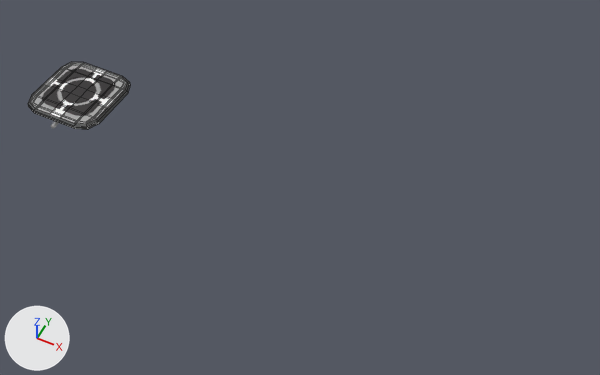
Before and after pictures for a commit that changed the Blender file Items/Buildings/Platform/platform.blend.
The view is the same before and after, from a 50 mm lens placed at (54.1, -29.7, 36.3), pointed at (40.6, -2.6, 2.4). Every picture has the same lights, and +X, +Y and +Z are marked at lower left. Mesh edges are drawn as thin lines on the coarser meshes.

The scene before the commit, as lines of its bpy script (objects in view):
```python
me_cube_009 = bpy.data.meshes.new('Cube.009')
me_cube_009.from_pydata(...)  # 136 vertices, 100 faces; spans x -1.0..1.0, y -1.0..1.0, z -1.0..1.0
me_cube_009.materials.append(mat_third_layer_001)  # black #292627
me_cube_010 = bpy.data.meshes.new('Cube.010')
me_cube_010.from_pydata(...)  # 32 vertices, 30 faces; spans x -1.0..1.0, y -1.0..1.0, z -1.0..1.0
# faces by material slot: [16, 14]
me_cube_010.materials.append(mat_second_layer_main_005)  # grey #a8a8a8
me_cube_010.materials.append(mat_second_layer_stripes_001)  # white #ffffff
me_cylinder_004 = bpy.data.meshes.new('Cylinder.004')
me_cylinder_004.from_pydata(...)  # a 12-sided cylinder along z spanning x -1.0..1.0, y -1.0..1.0, z -1.0..1.0
me_cylinder_004.materials.append(mat_center_001)  # black #292627
ob_cube_010 = bpy.data.objects.new('Cube.010', me_cube_009)
ob_cube_010.location = (23.27, 0.12, 0.33)
ob_cube_010.scale = (1.9, 1.9, 0.0591)
ob_cube_013 = bpy.data.objects.new('Cube.013', me_cube_010)
ob_cube_013.location = (23.27, 0.12, 0.27)
ob_cube_013.scale = (2.5, 2.5, 0.0462)
_m = ob_cube_013.modifiers.new('Bevel', 'BEVEL')
_m.width = 0.4
_m.width_pct = 0.4
_m.segments = 2
ob_cylinder_006 = bpy.data.objects.new('Cylinder.006', me_cylinder_004)
ob_cylinder_006.location = (23.27, 0.12, 0.32)
ob_cylinder_006.scale = (1.13, 1.13, 0.0605)
# also in view: 'Cube.014' at (23.3, 0.1, 0.1)
```
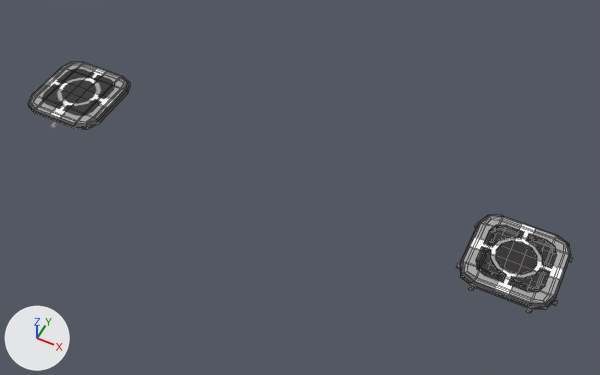
What the commit changed:
Material 'First Layer.002' (mat_first_layer_002) is new.
Its base color is (0.0509, 0.0509, 0.0509) (black #404040).
Material 'Bars.002' (mat_bars_002) is new.
Its base color is (0.392, 0.392, 0.392) (grey #a8a8a8).
Material 'Third Layer.002' (mat_third_layer_002) is new.
Its base color is (0.0222, 0.0194, 0.0203) (black #292627).
Material 'Second Layer Stripes.002' (mat_second_layer_stripes_002) is new.
Its base color is (1.0, 1.0, 1.0) (white #ffffff).
Material 'Center.002' (mat_center_002) is new.
Its base color is (0.0222, 0.0194, 0.0203) (black #292627).
Material 'Second Layer Main.002' (mat_second_layer_main_002) is new.
Its base color is (0.392, 0.392, 0.392) (grey #a8a8a8).
Mesh me_cube_002 is new.
It has 392 vertices, 318 faces and spans x -1.1..1.1, y -1.1..1.1, z -11.96..2.5.
Faces by material slot: [80, 30, 100, 54, 14, 40].
It uses material mat_second_layer_main_002 (grey #a8a8a8).
It uses material mat_second_layer_stripes_002 (white #ffffff).
It uses material mat_third_layer_002 (black #292627).
It uses material mat_first_layer_002 (black #404040).
It uses material mat_center_002 (black #292627).
It uses material mat_bars_002 (grey #a8a8a8).
Object 'Cube.012' (ob_cube_012) is new; it shows me_cube_002.
Its location is (52.42, 0.0, 0.0).
Its scale is (2.5, 2.5, 0.0462).

Where the change shows, as pixel boxes [x1, y1, x2, y2] in the pictures (600 x 375 px):
'Cube.012', added
    after: [456, 215, 572, 313]
    faces in mat_second_layer_main_002 (grey #a8a8a8): [463, 216, 569, 304]
    faces in mat_third_layer_002 (black #292627): [476, 225, 557, 292]
    faces in mat_center_002 (black #292627): [496, 241, 537, 274]
    faces in mat_first_layer_002 (black #404040): [460, 215, 571, 310]
    faces in mat_second_layer_stripes_002 (white #ffffff): [470, 223, 563, 295]
